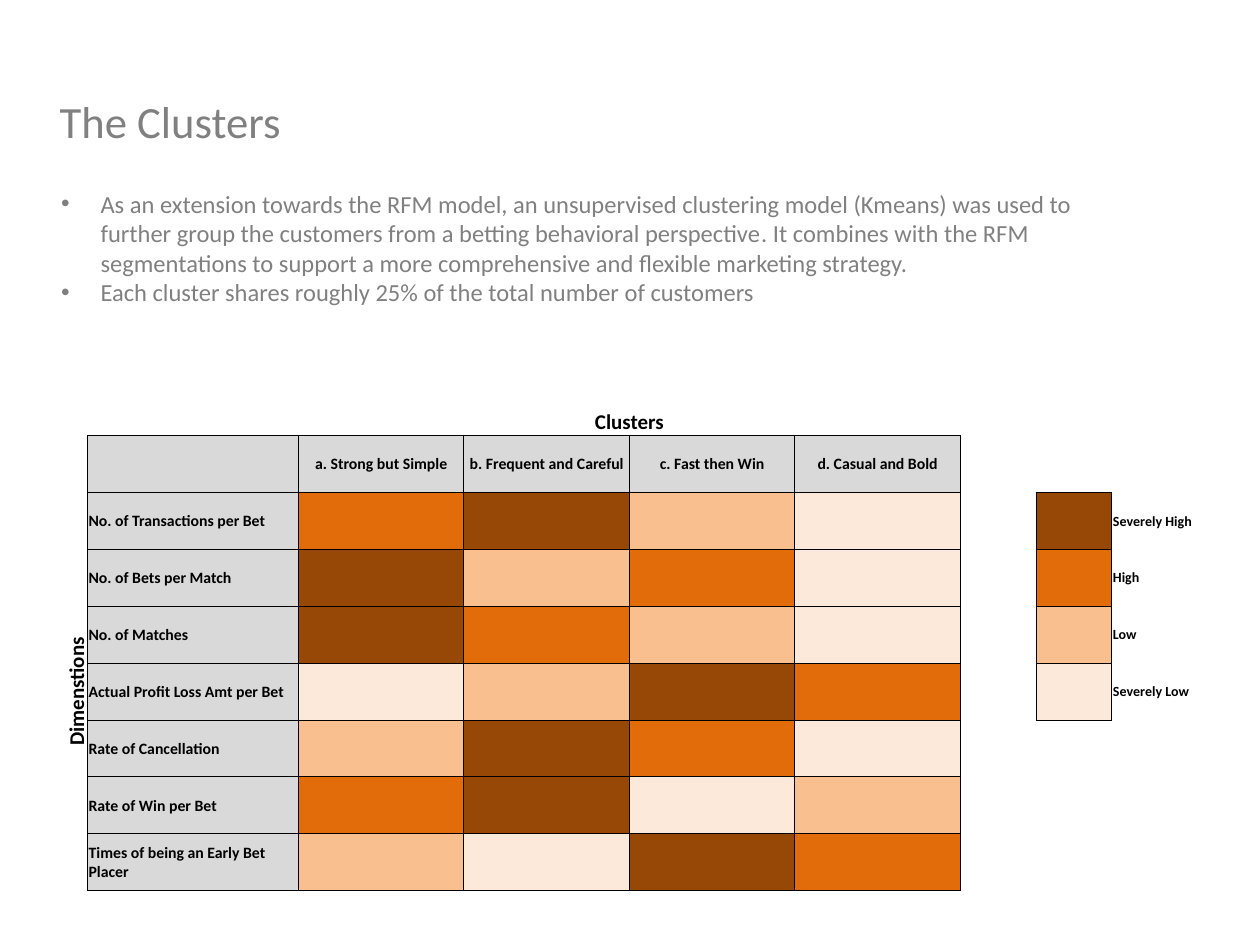
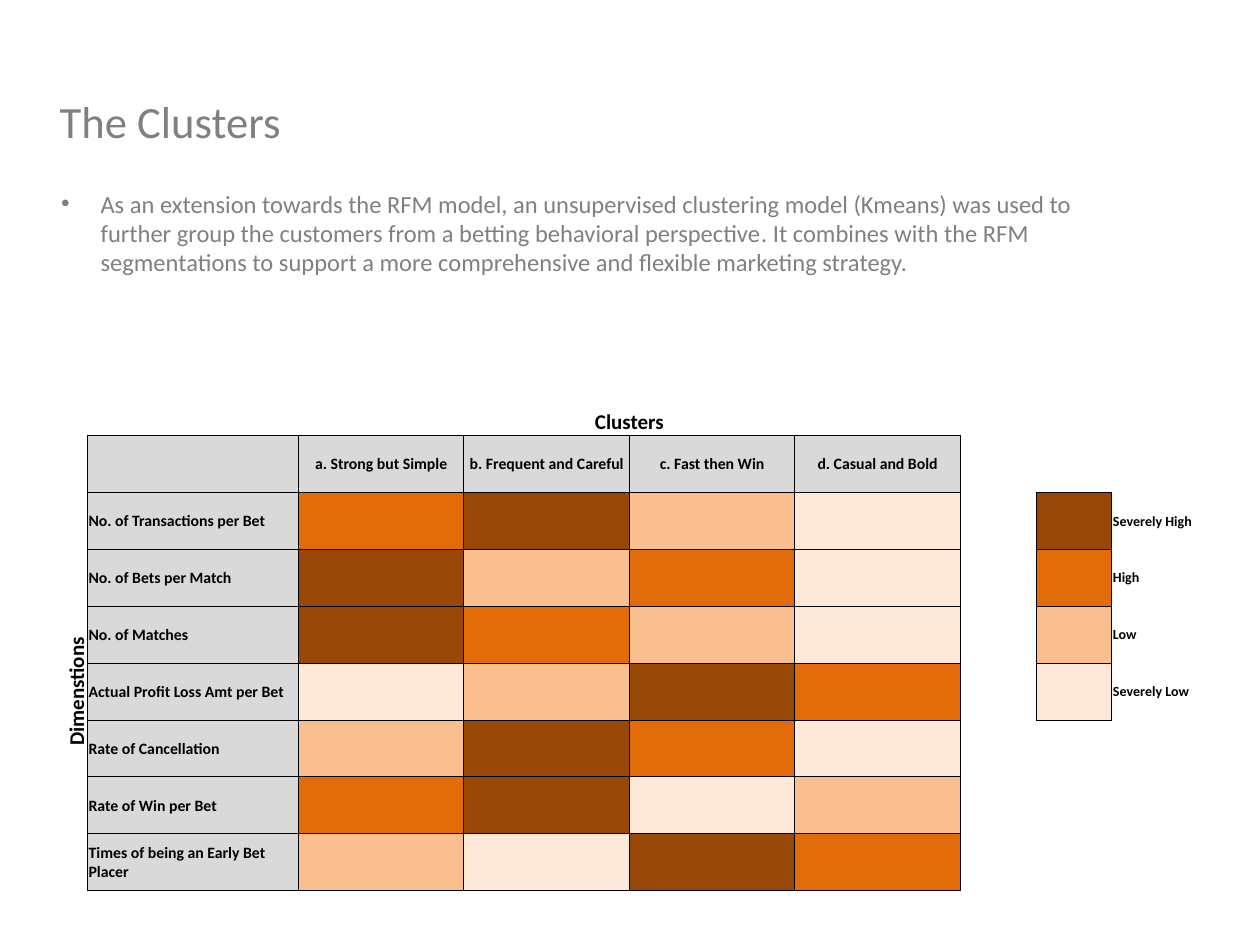
Before and after one commit to ivanliu1989/Melbourne_Datathon, a slide deck: slide 6 of slides/Slides deck.pptx. Drawn at 1260x945 pixels with LibreOffice and Linux fonts; fonts in the diff are those of the drawing. Boxes give left, top, right and bottom in pixels: in the first picture for what was removed or moved away, otherwise in the second. Text is boxed around its words. In the diff, an @@ line names an element or a change of style, - is before the commit and + after.

Commit message:
slides of clustering done

```diff
--- a/slides/Slides deck.pptx
+++ b/slides/Slides deck.pptx
@@ text at bbox=[101, 284, 754, 305]: paragraph removed @@
-• Each cluster shares roughly 25% of the total number of customers
```
Also in this commit, not shown: 1 other slide changed, 1 other file.
